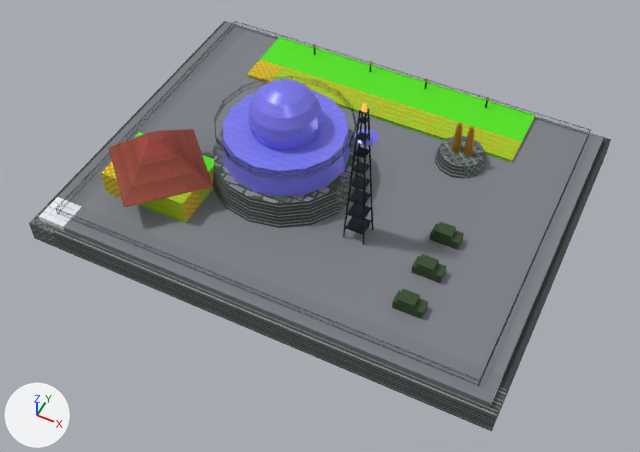
An edit to the glTF model assets/hero_landmarks_ultra/ultra_lm_20_dinh_langbiang.glb, drawn before and after from the same camera.
The view is the same before and after, from a 50 mm camera at (36.8, -77.5, 86.4) aimed at (2.7, -9.3, 1.1). Arrows for +X, +Y and +Z are at lower left; the lights stay in place. The picture after the commit comes second. Vertices at exactly the same position are counted once.

The first picture shows 'AntennaMast_And_Perimeter_Railings', 'CloudHunting_Timber_Deck', 'FoundationSkirt_Minus3m', 'KHo_Rong_Pavilion_Roofs', 'Langbiang_Summit_Jeeps', 'Observatory_Glass_Ring', 'Radar_Observatory_And_Radome', 'Summit_Granite_Plaza' and 2 more.
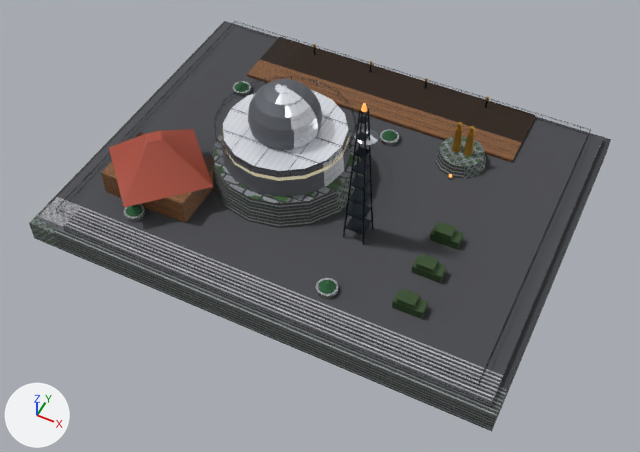
Diff of the bpy script that builds the scene:
```diff
--- a/assets/hero_landmarks_ultra/ultra_lm_20_dinh_langbiang.glb.py
+++ b/assets/hero_landmarks_ultra/ultra_lm_20_dinh_langbiang.glb.py
@@ img_image_1 @@
-img_image_1 = load_image('Image_1', '_unpacked/Image_1', 512, 512, 'sRGB')
+img_image_1 = load_image('Image_1', '_unpacked/Image_1', 1024, 1024, 'Non-Color')
@@ img_image_2 @@
-img_image_2 = load_image('Image_2', '_unpacked/Image_2', 512, 512, 'sRGB')
+img_image_2 = load_image('Image_2', '_unpacked/Image_2', 1024, 1024, 'Non-Color')
@@ mat_observatory_panorama_glass_blend085 @@
 mat_observatory_panorama_glass_blend085 = bpy.data.materials.new('Observatory_Panorama_Glass_Blend085')
-# nodes: BsdfPrincipled, Math, OutputMaterial, TexImage
-# uses the picture img_image_5
+# nodes: BsdfPrincipled, OutputMaterial
+# colours: cyan #88c8dc, orange #b3965f
@@ mat_pbr1024_cloudhunting_timber_deck @@
+mat_pbr1024_cloudhunting_timber_deck = bpy.data.materials.new('PBR1024_CloudHunting_Timber_Deck')
+# uses the picture img_image_10
+# uses the picture img_image_8
+# uses the picture img_image_9
@@ mat_pbr1024_geodesic_radome_white_composite @@
+mat_pbr1024_geodesic_radome_white_composite = bpy.data.materials.new('PBR1024_Geodesic_Radome_White_Composite')
+# uses the picture img_image_4
+# uses the picture img_image_5
+# uses the picture img_image_6
@@ mat_pbr1024_summit_plaza_wetgranite @@
+mat_pbr1024_summit_plaza_wetgranite = bpy.data.materials.new('PBR1024_Summit_Plaza_WetGranite')
+# uses the picture img_image_12
+# uses the picture img_image_13
+# uses the picture img_image_14
@@ mat_pbr1024_langbiang_basalt_cliff_ashlar @@
+mat_pbr1024_langbiang_basalt_cliff_ashlar = bpy.data.materials.new('PBR1024_Langbiang_Basalt_Cliff_Ashlar')
+# uses the picture img_image_0
+# uses the picture img_image_1
+# uses the picture img_image_2
@@ me_foundationskirt_minus3m @@
-me_foundationskirt_minus3m.from_pydata(...)  # 66 vertices, 94 faces; spans x -32.0..32.0, y -25.0..25.0, z -3.0..4.6
+me_foundationskirt_minus3m.from_pydata(...)  # 198 vertices, 278 faces; spans x -32.0..32.0, y -25.0..25.0, z -3.0..4.6
+# me_foundationskirt_minus3m part 1: the loose piece of 25 vertices spanning x 10.9..18.1, y 6.9..14.1, z 0.8..2.6 is copied, and the copy is scaled about its middle by (0.387, 0.387, 0.322), then moved by (-34.5, -0.5, -0.6), in mat_pbr1024_langbiang_basalt_cliff_ashlar; it spans x -21.4..-18.6, y 8.6..11.4, z 0.8..1.4
+# me_foundationskirt_minus3m part 2: the loose piece of 25 vertices spanning x 10.9..18.1, y 6.9..14.1, z 0.8..2.6 is copied, and the copy is scaled about its middle by (0.387, 0.387, 0.322), then moved by (-10.5, -0.5, -0.6), in mat_pbr1024_langbiang_basalt_cliff_ashlar; it spans x 2.7..5.3, y 8.6..11.4, z 0.8..1.4
+# me_foundationskirt_minus3m part 3: the loose piece of 25 vertices spanning x 10.9..18.1, y 6.9..14.1, z 0.8..2.6 is copied, and the copy is scaled about its middle by (0.387, 0.387, 0.322), then moved by (-34.5, -28.5, -0.6), in mat_pbr1024_langbiang_basalt_cliff_ashlar; it spans x -21.4..-18.6, y -19.4..-16.6, z 0.8..1.4
+# me_foundationskirt_minus3m part 4: the loose piece of 25 vertices spanning x 10.9..18.1, y 6.9..14.1, z 0.8..2.6 is copied, and the copy is scaled about its middle by (0.387, 0.387, 0.322), then moved by (-6.5, -28.5, -0.6), in mat_pbr1024_langbiang_basalt_cliff_ashlar; it spans x 6.7..9.4, y -19.4..-16.6, z 0.8..1.4
+# me_foundationskirt_minus3m part 5: 94 faces spanning x -32.0..32.0, y -25.0..25.0, z -3.0..4.6 switch from mat_langbiang_basalt_cliff_skirt (picture img_image_0) to mat_pbr1024_langbiang_basalt_cliff_ashlar
+# other edits to the shape of me_foundationskirt_minus3m do not show in these pictures
@@ me_summit_granite_plaza @@
-me_summit_granite_plaza.from_pydata(...)  # 8 vertices, 10 faces; spans x -31.0..31.0, y -24.0..24.0, z 0.0..0.8
+me_summit_granite_plaza.from_pydata(...)  # 108 vertices, 154 faces; spans x -31.0..31.0, y -24.0..24.0, z 0.0..1.5
+# me_summit_granite_plaza part 6: a new loose piece of 25 vertices spanning x -21.4..-18.6, y 8.6..11.4, z 1.4..1.5, in mat_pbr1024_summit_plaza_wetgranite
+# me_summit_granite_plaza part 7: a new loose piece of 25 vertices spanning x 2.6..5.4, y 8.6..11.4, z 1.4..1.5, in mat_pbr1024_summit_plaza_wetgranite
+# me_summit_granite_plaza part 8: a new loose piece of 25 vertices spanning x -21.4..-18.6, y -19.4..-16.6, z 1.4..1.5, in mat_pbr1024_summit_plaza_wetgranite
+# me_summit_granite_plaza part 9: a new loose piece of 25 vertices spanning x 6.6..9.4, y -19.4..-16.6, z 1.4..1.5, in mat_pbr1024_summit_plaza_wetgranite
+# me_summit_granite_plaza part 10: 10 faces spanning x -31.0..31.0, y -24.0..24.0, z 0.0..0.8 switch from mat_summit_plaza_granite (picture img_image_4) to mat_pbr1024_summit_plaza_wetgranite
@@ me_radar_observatory_and_radome @@
 me_radar_observatory_and_radome.from_pydata(...)  # 263 vertices, 430 faces; spans x -14.6..8.9, y -10.6..6.6, z 4.6..17.0
-me_radar_observatory_and_radome.materials.append(mat_geodesic_radome_white_composite)  # picture img_image_1
+me_radar_observatory_and_radome.materials.append(mat_pbr1024_geodesic_radome_white_composite)
@@ me_cloudhunting_timber_deck @@
 me_cloudhunting_timber_deck.from_pydata(...)  # 16 vertices, 20 faces; spans x -25.8..21.0, y -16.4..23.8, z 0.8..4.4
-me_cloudhunting_timber_deck.materials.append(mat_cloudhunting_timber_deck)  # picture img_image_2
+me_cloudhunting_timber_deck.materials.append(mat_pbr1024_cloudhunting_timber_deck)
@@ ob_alpine_pine_trees @@
+ob_alpine_pine_trees = bpy.data.objects.new('Alpine_Pine_Trees', me_alpine_pine_trees)  # 84 vertices, 120 faces; spans x -21.1..9.1, y -19.1..11.1, z 1.5..2.3; in mat_highland_summit_pine_green (dark green #245a34)
+ob_alpine_pine_trees.location = (0.0, 0.0, 0.0)
```

Changed parts and their boxes [x1, y1, x2, y2] in the pictures (640 x 452 px):
'CloudHunting_Timber_Deck', surface changed, recoloured (darker)
    both: [101, 37, 535, 223]
'Radar_Observatory_And_Radome', surface changed, recoloured (blue to white)
    both: [222, 79, 379, 197]
'Alpine_Pine_Trees', added
    after: [125, 81, 397, 294]
'Observatory_Glass_Ring', surface changed
    both: [222, 129, 349, 181]
part 1 of me_foundationskirt_minus3m, added
    after: [233, 90, 251, 96]
part 2 of me_foundationskirt_minus3m, added
    after: [380, 139, 399, 146]
part 3 of me_foundationskirt_minus3m, added
    after: [125, 213, 145, 222]
part 4 of me_foundationskirt_minus3m, added
    after: [316, 291, 337, 299]
part 5 of me_foundationskirt_minus3m, edited (looks the same)
    both: [29, 21, 611, 431]
part 6 of me_summit_granite_plaza, added
    after: [232, 81, 251, 94]
part 7 of me_summit_granite_plaza, added
    after: [379, 129, 400, 143]
part 8 of me_summit_granite_plaza, added
    after: [123, 204, 145, 219]
part 9 of me_summit_granite_plaza, added
    after: [315, 278, 339, 297]
part 10 of me_summit_granite_plaza, recoloured (darker)
    both: [39, 22, 604, 407]
